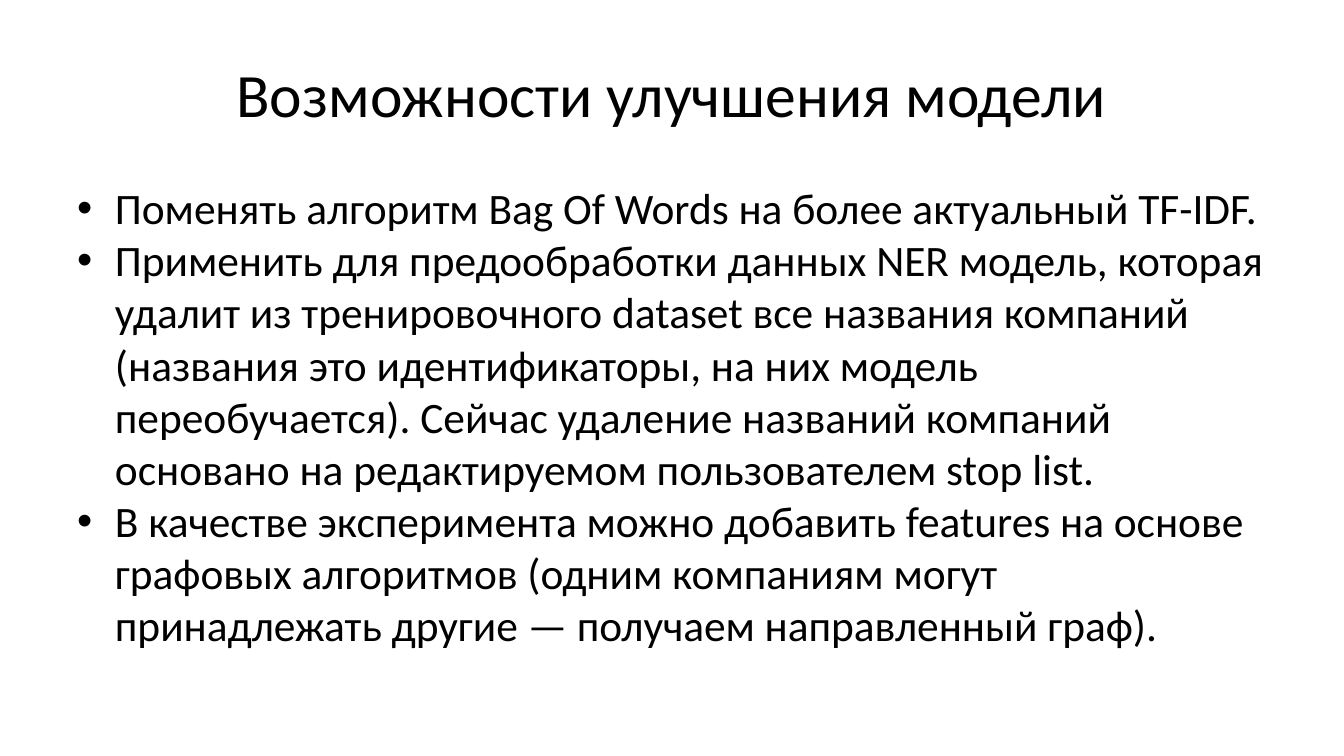
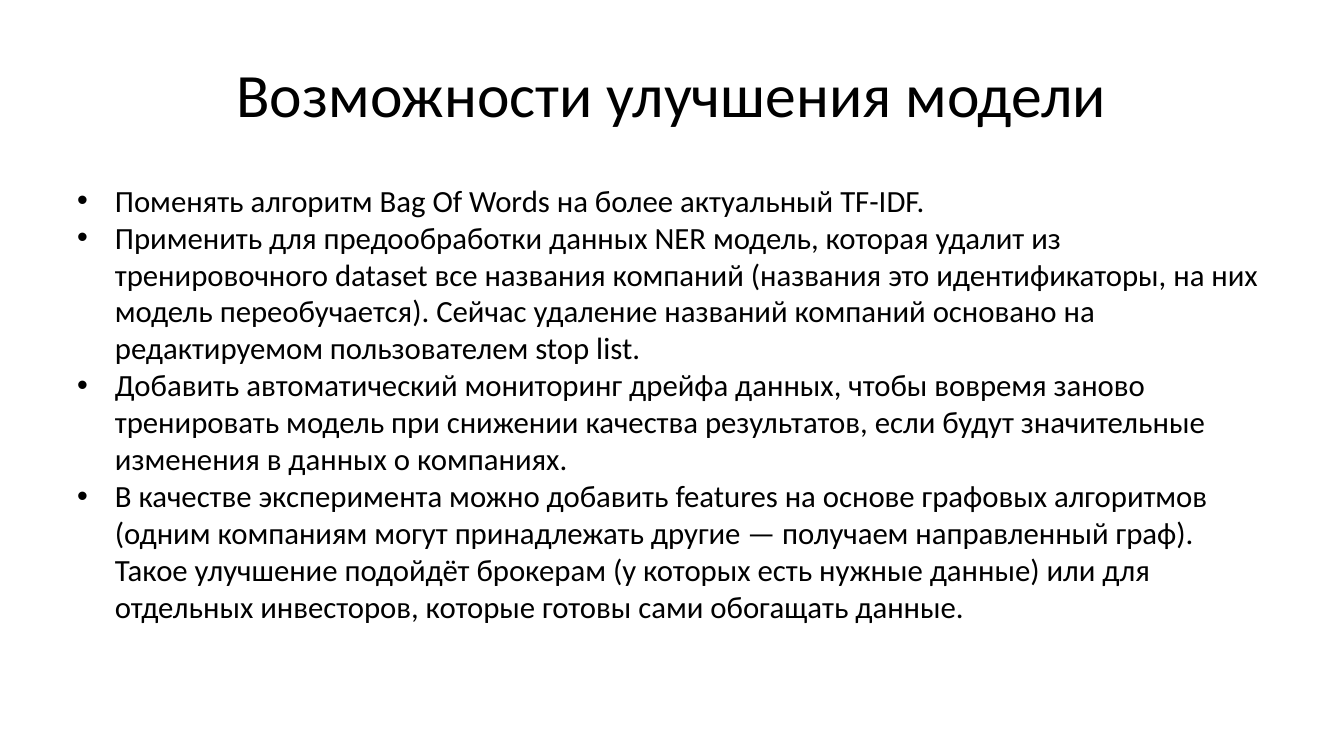
Before and after one commit to Charles-Wi/OtusML, a slide deck: slide 10 of Diploma/Baseline model.pptx. Drawn at 1344x756 pixels with LibreOffice and Linux fonts; fonts in the diff are those of the drawing. Boxes give left, top, right and bottom in pixels: in the first picture for what was removed or moved away, otherwise in the second. Text is boxed around its words. In the diff, an @@ line names an element or a change of style, - is before the commit and + after.

```diff
--- a/Diploma/Baseline model.pptx
+++ b/Diploma/Baseline model.pptx
@@ text at (x1=115, y1=190, x2=1257, y2=364): size 31 to 22 pt in "Поменять алгоритм Bag Of Words на более ...", "Применить для предообработки данных NER модель, которая ..." @@
@@ text at (x1=115, y1=375, x2=1207, y2=623): text changed; size 31 to 22 pt @@
-• В качестве эксперимента можно добавить features на основе графовых алгоритмов (одним компаниям могут принадлежать другие — получаем направленный граф).
+• Добавить автоматический мониторинг дрейфа данных, чтобы вовремя заново тренировать модель при снижении качества результатов, если будут значительные изменения в данных о компаниях.
+• В качестве эксперимента можно добавить features на основе графовых алгоритмов (одним компаниям могут принадлежать другие — получаем направленный граф). Такое улучшение подойдёт брокерам (у которых есть нужные данные) или для отдельных инвесторов, которые готовы сами обогащать данные.
```
Also in this commit, not shown: 4 other files.
